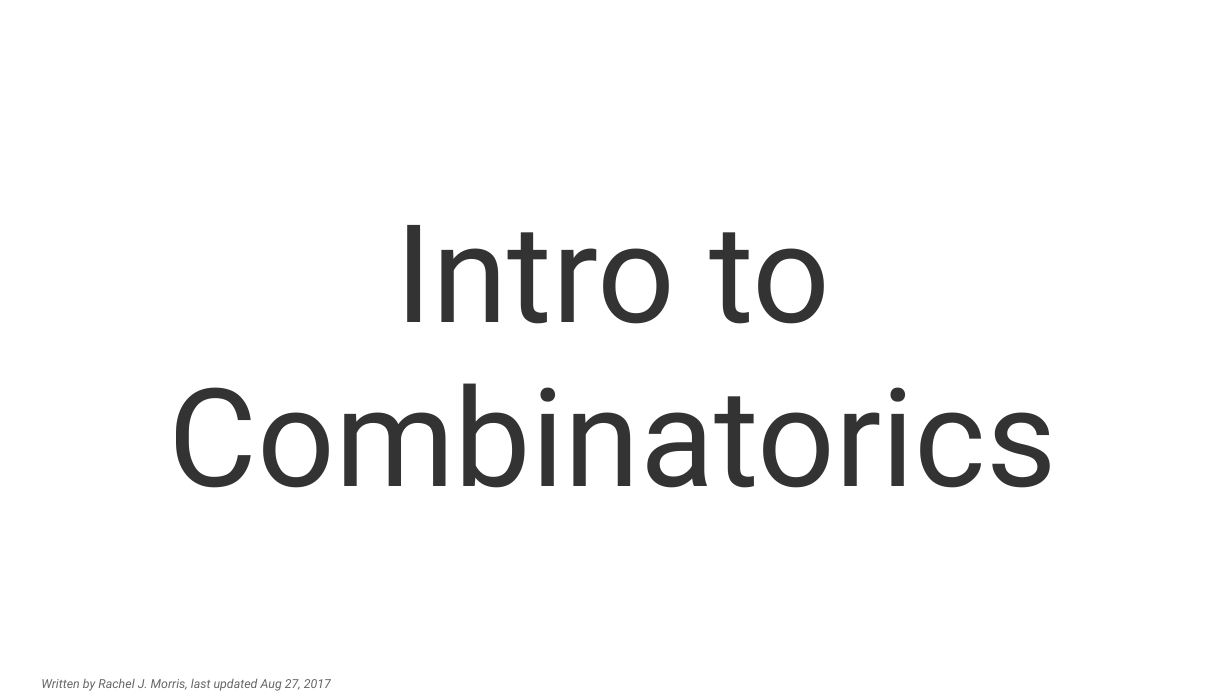
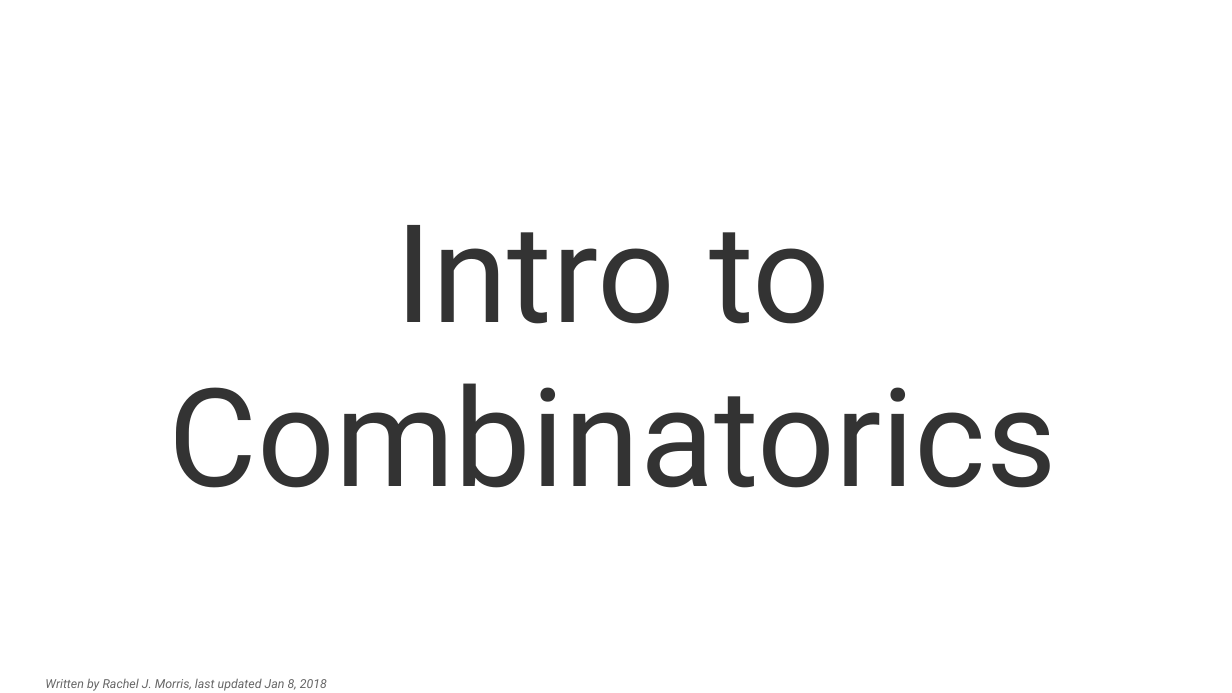
Before and after one commit to nguyenchithien/CS211-Discrete-Structures-II, a slide deck: slide 1 of Lectures/Lecture 5.1.odp. Drawn at 1232x693 pixels with LibreOffice and Linux fonts; fonts in the diff are those of the drawing; background and template pictures are left out. Boxes give left, top, right and bottom in pixels: in the first picture for what was removed or moved away, otherwise in the second. Text is boxed around its words. In the diff, an @@ line names an element or a change of style, - is before the commit and + after.

Commit message:
Lecture 5.1

```diff
--- a/Lectures/Lecture 5.1.odp
+++ b/Lectures/Lecture 5.1.odp
@@ text at bbox=[45, 678, 327, 691]: text changed @@
-Written by Rachel J. Morris, last updated Aug 27, 2017
+Written by Rachel J. Morris, last updated Jan 8, 2018
```
Also in this commit, not shown: 39 slides added, 4 slides removed, 2 other files.
